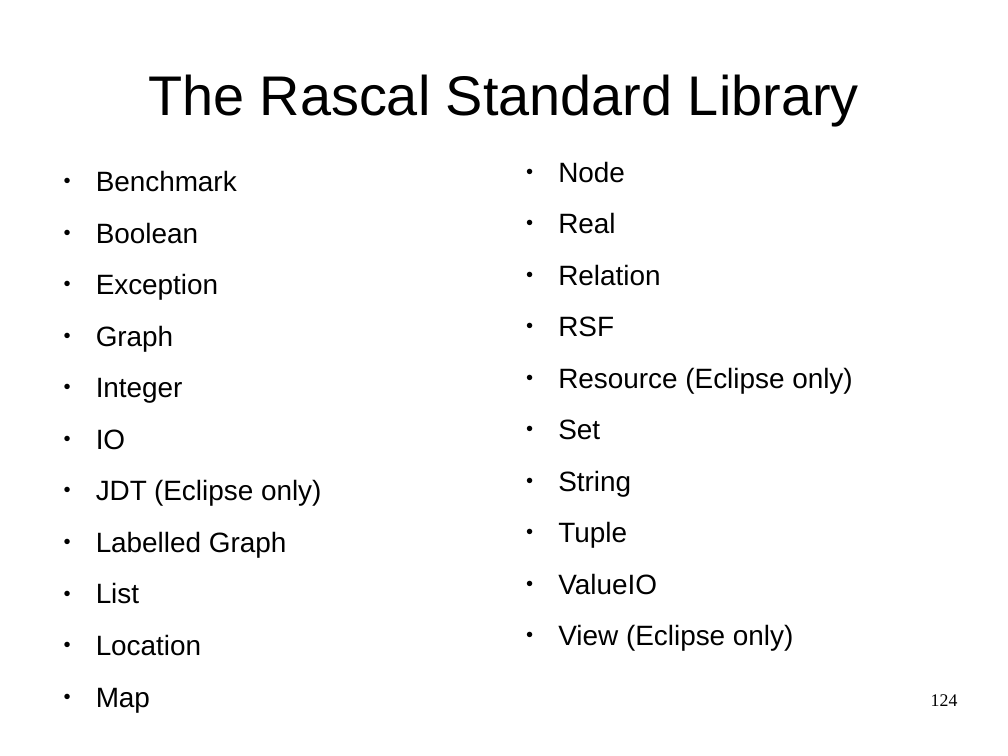
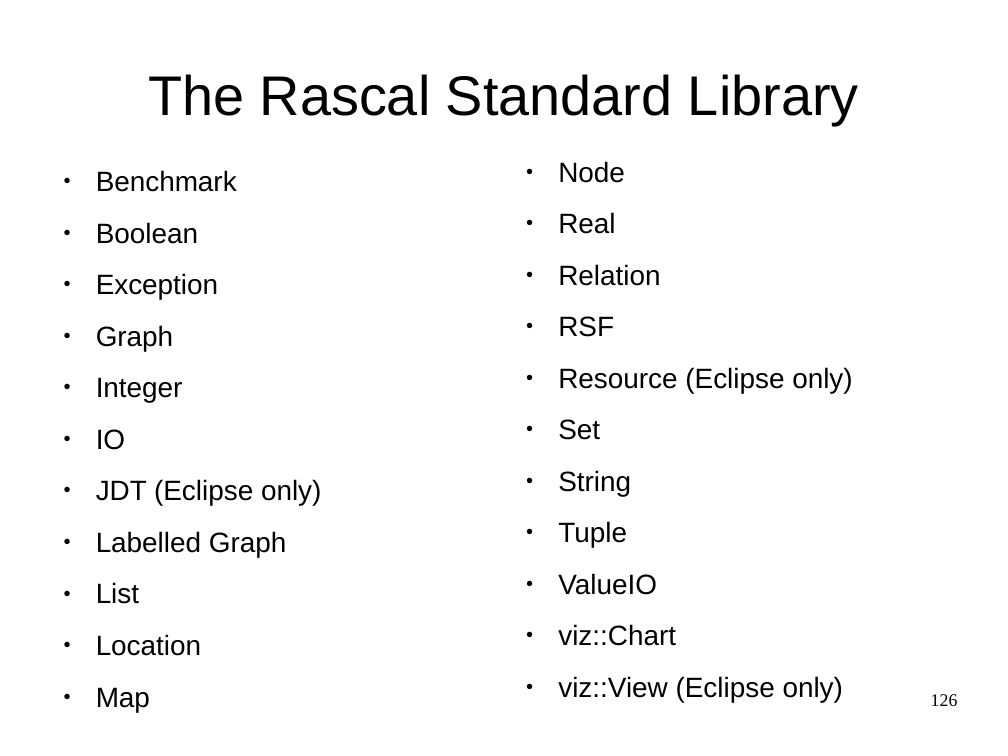
Before and after one commit to cwi-swat/meta-environment, a slide deck: slide 126 of meta-doc/analysis/rascal-slides/rascal-slides.odp (slide 124 before the commit). Drawn at 1008x756 pixels with LibreOffice and Linux fonts; fonts in the diff are those of the drawing; background and template pictures are left out. Boxes give left, top, right and bottom in pixels: in the first picture for what was removed or moved away, otherwise in the second. Text is boxed around its words. In the diff, an @@ line names an element or a change of style, - is before the commit and + after.

Commit message:
Started updating rascal slides

```diff
--- a/meta-doc/analysis/rascal-slides/rascal-slides.odp
+++ b/meta-doc/analysis/rascal-slides/rascal-slides.odp
@@ text at (x1=558, y1=624, x2=843, y2=702): text changed @@
-● View (Eclipse only)
+● viz::Chart
+● viz::View (Eclipse only)
@@ page number at (x1=931, y1=694, x2=958, y2=706): text changed @@
-124
+126
```
Also in this commit, not shown: 12 other slides changed, 3 slides added, 1 slide removed.
